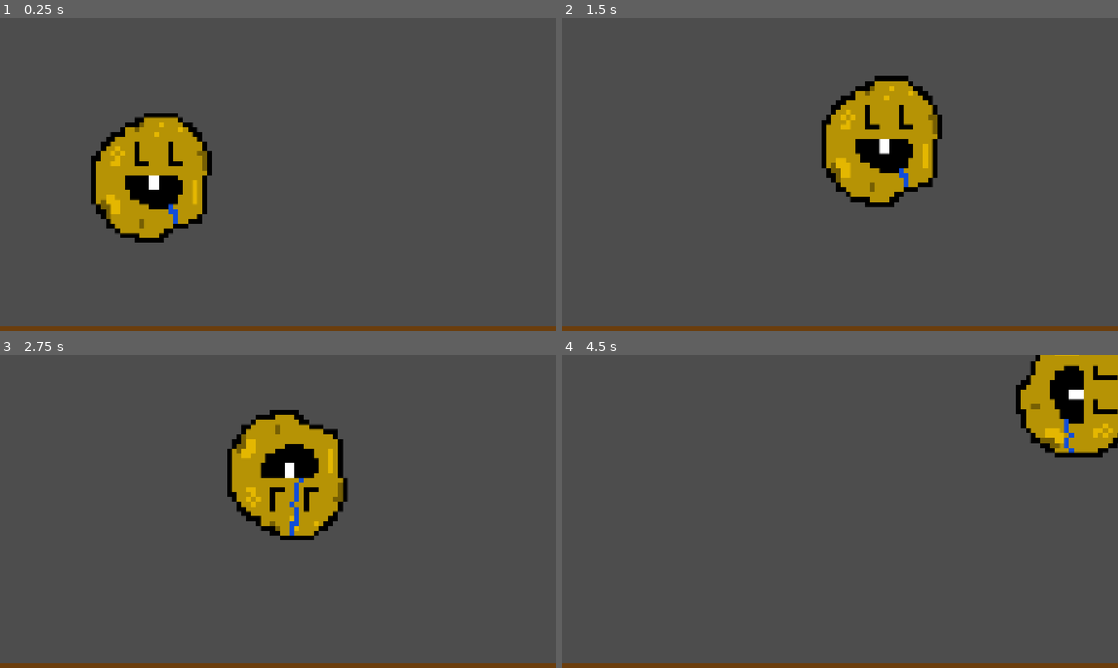
Above: before the commit, frames 1-4 (two rows, left to right).
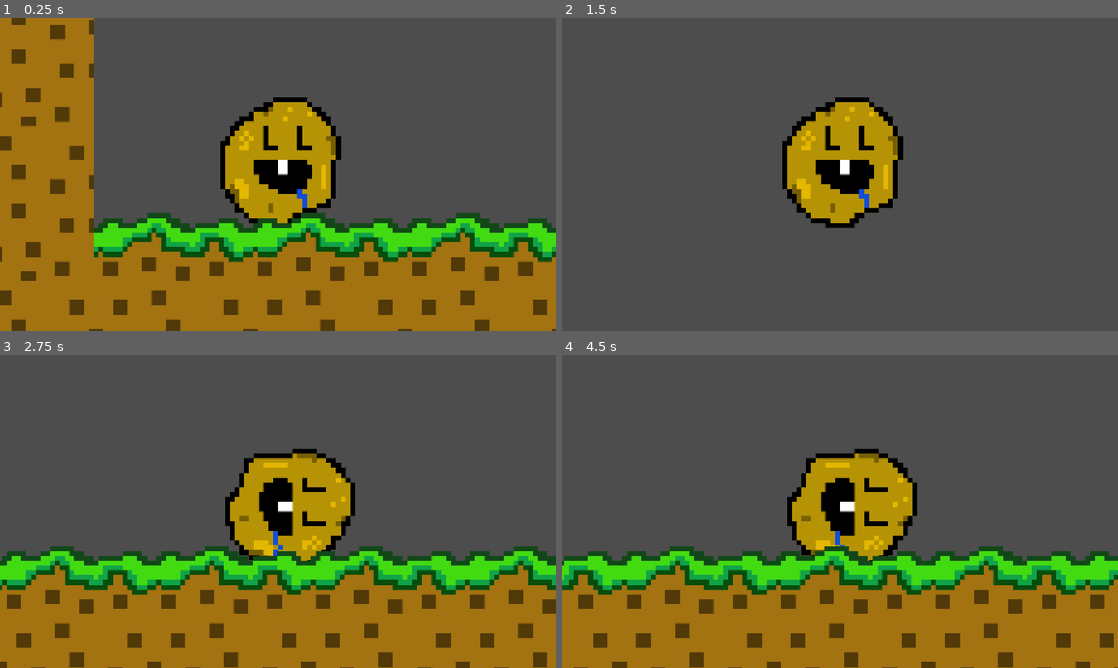
Above: after the commit, the same moments.

Repository: AspiringWhiskey/Ideal-Potato
Game: Godot game, scene res://main.tscn
Same seed, same stepped clock (60 frames per second), same inputs: the game is played once before the commit and once after it.
Inputs:
- Up to frame 1 (0.25 s): no input
- Up to frame 2 (1.5 s): hold Right (ui_right) from 0.53 s (still down); tap Up (ui_up) at 0.6, 0.77, 1.07, 1.35 s
- Up to frame 3 (2.75 s): tap Up (ui_up) at 1.52, 1.82, 2.1 s; release Right (ui_right) at 2.03 s; hold Left (ui_left) from 2.03 s (still down)
- Up to frame 4 (4.5 s): release Left (ui_left) at 2.78 s; hold Right (ui_right) 2.78-4.28 s; tap Up (ui_up) at 2.85, 3.02, 3.32, 3.6, 3.77, 4.07, 4.35 s; hold Left (ui_left) from 4.28 s (still down)

The runs differ from the first frame. In frame 1, 59% of the frame differs, in the area x 0-100%, y 0-100%; in frame 2, 9.9%; in frame 3, 44%; in frame 4, 48%.

Commit message:
level is working.
Movement is figured out, same with hit boxes and all that jazz

Diff:
--- a/main.tscn
+++ b/main.tscn
@@ -5,6 +5,7 @@
 [ext_resource type="Texture2D" uid="uid://g6wy0vxxkgr0" path="res://Assets/Potato_1.png" id="3_lquwl"]
 [ext_resource type="Texture2D" uid="uid://dailowle3mdgm" path="res://Assets/Potato_2.png" id="4_7mycd"]
 [ext_resource type="Texture2D" uid="uid://cyijm2ep2maky" path="res://Assets/Potato_3.png" id="5_272bh"]
+[ext_resource type="Texture2D" uid="uid://dimv7g47ke3dn" path="res://Assets/grass and dirt.png" id="6_7mycd"]
 
 [sub_resource type="SpriteFrames" id="SpriteFrames_ypkkn"]
 animations = [{
@@ -35,7 +36,23 @@
 specular_color = Color(0.41960785, 0.24313726, 0.050980393, 1)
 
 [sub_resource type="RectangleShape2D" id="RectangleShape2D_lquwl"]
-size = Vector2(1371, 755)
+size = Vector2(3538, 754.5)
+
+[sub_resource type="RectangleShape2D" id="RectangleShape2D_hvo30"]
+size = Vector2(616, 1327)
+
+[sub_resource type="RectangleShape2D" id="RectangleShape2D_u574k"]
+size = Vector2(640, 1397)
+
+[sub_resource type="TileSetAtlasSource" id="TileSetAtlasSource_272bh"]
+texture = ExtResource("6_7mycd")
+0:12/size_in_atlas = Vector2i(20, 8)
+0:12/0 = 0
+0:20/size_in_atlas = Vector2i(20, 20)
+0:20/0 = 0
+
+[sub_resource type="TileSet" id="TileSet_hvo30"]
+sources/1 = SubResource("TileSetAtlasSource_272bh")
 
 [node name="Node2D" type="Node2D" unique_id=1880465036]
 position = Vector2(309, 356)
@@ -46,19 +63,19 @@
 [node name="AnimatedSprite2D" type="AnimatedSprite2D" parent="Potato" unique_id=1205976231]
 sprite_frames = SubResource("SpriteFrames_ypkkn")
 animation = &"Player Animation"
-frame_progress = 0.85352993
+frame_progress = 0.09975095
 
 [node name="CollisionShape2D" type="CollisionShape2D" parent="Potato" unique_id=108196377]
 position = Vector2(8, -30)
 shape = SubResource("CircleShape2D_hvo30")
 
-[node name="Area2D" type="Area2D" parent="." unique_id=1479465484]
-
-[node name="Sprite2D" type="Sprite2D" parent="Area2D" unique_id=803464002]
+[node name="Camera2D" type="Camera2D" parent="Potato" unique_id=659779473]
 
 [node name="StaticBody2D" type="StaticBody2D" parent="." unique_id=631042591]
+position = Vector2(-5, 18)
 
 [node name="MeshInstance2D" type="MeshInstance2D" parent="StaticBody2D" unique_id=81268706]
+visible = false
 self_modulate = Color(0.41960785, 0.24313726, 0.050980393, 1)
 position = Vector2(318, 654)
 scale = Vector2(-1374.3768, 746.5)
@@ -66,5 +83,19 @@
 texture = SubResource("CanvasTexture_7mycd")
 
 [node name="CollisionShape2D" type="CollisionShape2D" parent="StaticBody2D" unique_id=1006281061]
-position = Vector2(302, 656)
+position = Vector2(734, 524)
 shape = SubResource("RectangleShape2D_lquwl")
+
+[node name="CollisionShape2D2" type="CollisionShape2D" parent="StaticBody2D" unique_id=1379335159]
+position = Vector2(-715, -404.5)
+shape = SubResource("RectangleShape2D_hvo30")
+
+[node name="CollisionShape2D3" type="CollisionShape2D" parent="StaticBody2D" unique_id=798275013]
+position = Vector2(2198, -379.5)
+shape = SubResource("RectangleShape2D_u574k")
+
+[node name="TileMap" type="TileMap" parent="." unique_id=1462898965]
+position = Vector2(-6, -143)
+tile_set = SubResource("TileSet_hvo30")
+format = 2
+layer_0/tile_data = PackedInt32Array(1310706, 1, 12, 1245190, 1, 12, 1245210, 1, 12, 1245230, 1, 12, 2228210, 1, 20, 2162734, 1, 20, 2162694, 1, 20, 2162714, 1, 20, 2228190, 1, 20, 2228170, 1, 20, 917450, 1, 20, 917470, 1, 20, -393250, 1, 20, -393270, 1, 20, -1703990, 1, 20, -1703970, 1, 20, -3014690, 1, 20, -3014710, 1, 20, 2162754, 1, 20, 2162774, 1, 20, 2162794, 1, 20, 2162814, 1, 20, 852094, 1, 20, -458626, 1, 20, -1769346, 1, 20, -3080066, 1, 20, 2162834, 1, 20, 852114, 1, 20, -458606, 1, 20, -1769326, 1, 20, -3080046, 1, 20, 1245250, 1, 12, 1245270, 1, 12, 1245290, 1, 12, -3932194, 1, 12, -3932214, 1, 12, -3997570, 1, 12, -3997550, 1, 12)
--- a/player.gd
+++ b/player.gd
@@ -2,16 +2,29 @@
 
 @onready var animated_sprite: AnimatedSprite2D = $AnimatedSprite2D
 
+const SPEED = 400.0
+const JUMP_VELOCITY = -750.0
+
+var gravity = ProjectSettings.get_setting("physics/2d/default_gravity")
+
 func _physics_process(delta):
-	var input_direction = Input.get_vector("ui_left", "ui_right", "ui_up", "ui_down")
-	velocity = input_direction * 400
+
+	if not is_on_floor():
+		velocity.y += gravity * delta
+
+	if Input.is_action_just_pressed("ui_up") and is_on_floor():
+		velocity.y = JUMP_VELOCITY
+
+	var direction = Input.get_axis("ui_left", "ui_right")
+	if direction and !is_on_floor():
+		velocity.x = direction * SPEED
+	else:
+		velocity.x = move_toward(velocity.x, 0, SPEED)
+
 	move_and_slide()
 
-	if input_direction != Vector2.ZERO:
+	if direction != 0 and !is_on_floor():
 		animated_sprite.play("Player Animation")
+		animated_sprite.flip_h = direction < 0
 	else:
-		animated_sprite.stop()
-		animated_sprite.frame = 0
-
-	if input_direction.x != 0:
-		animated_sprite.flip_h = input_direction.x < 0
+		animated_sprite.pause()
--- a/project.godot
+++ b/project.godot
@@ -34,8 +34,7 @@
 }
 up={
 "deadzone": 0.2,
-"events": [Object(InputEventKey,"resource_local_to_scene":false,"resource_name":"","device":16,"window_id":0,"alt_pressed":false,"shift_pressed":false,"ctrl_pressed":false,"meta_pressed":false,"pressed":false,"keycode":0,"physical_keycode":4194320,"key_label":0,"unicode":0,"location":0,"echo":false,"script":null)
-]
+"events": []
 }
 
 [physics]
Binary file added: Assets/grass and dirt.png
Not shown, added: Assets/grass and dirt.png.import
